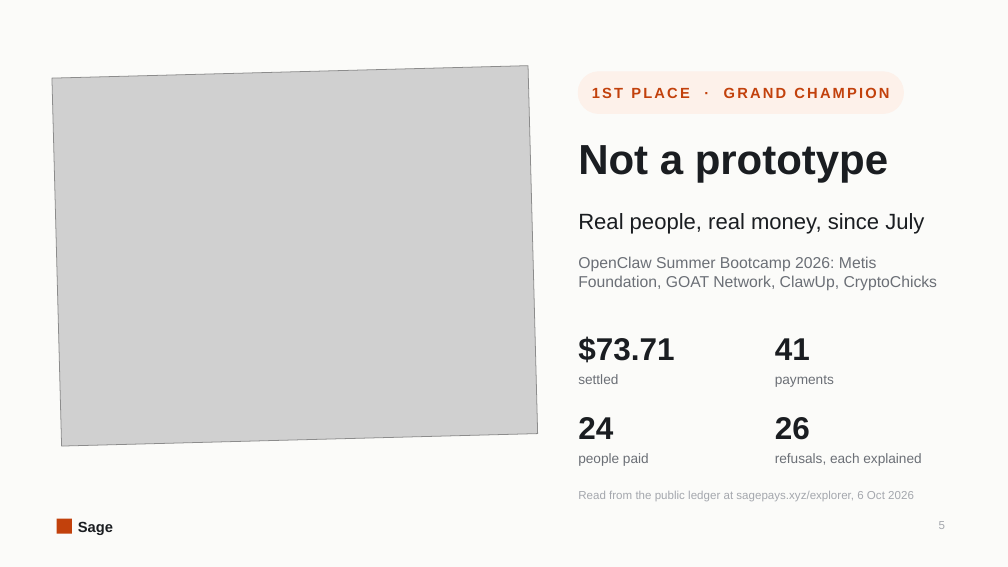
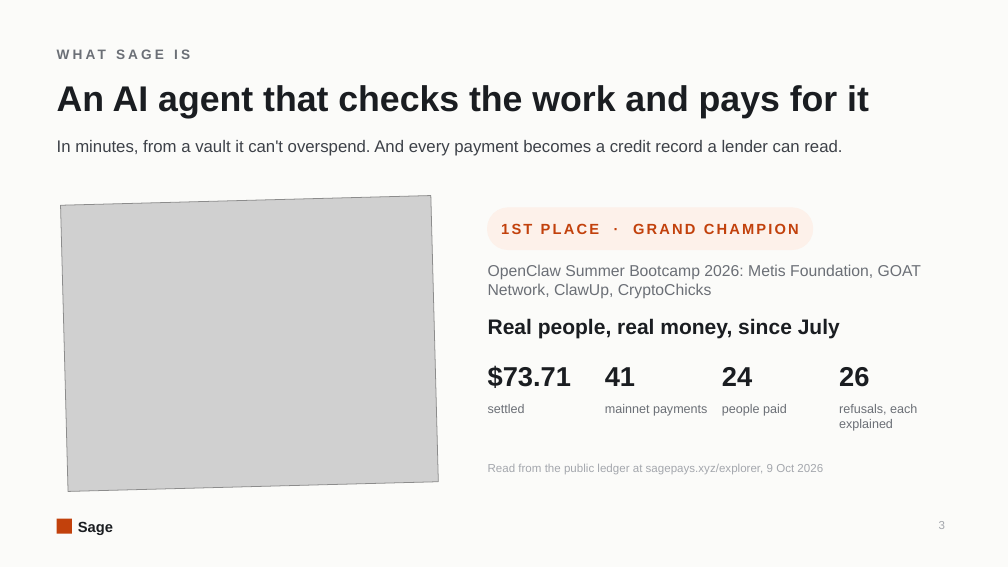
Before and after one commit to shariqazeem/sage, a slide deck: slide 3 of docs/fc/demo-day/Sage-DemoDay.pptx (slide 5 before the commit). Drawn at 1008x567 pixels with LibreOffice and Linux fonts; fonts in the diff are those of the drawing; grey boxes stand for pictures. Boxes give left, top, right and bottom in pixels: in the first picture for what was removed or moved away, otherwise in the second. Text is boxed around its words. In the diff, an @@ line names an element or a change of style, - is before the commit and + after.

```diff
--- a/docs/fc/demo-day/Sage-DemoDay.pptx
+++ b/docs/fc/demo-day/Sage-DemoDay.pptx
@@ text added at box(57, 45, 586, 72), 13 pt, text #6B6F76, bold @@
+WHAT SAGE IS
@@ text added at box(57, 85, 869, 118), 34 pt, text #1A1D21, bold @@
+An AI agent that checks the work and pays for it
@@ text added at box(57, 140, 842, 156), 16 pt, text #3D4148 @@
+In minutes, from a vault it can't overspend. And every payment becomes a credit record a lender can read.
@@ text removed at box(578, 145, 888, 182) @@
-Not a prototype
@@ picture: place and size @@
-picture at box(52, 66, 538, 446)
+picture at box(61, 196, 438, 492)
@@ text "1ST PLACE · GRAND CHAMPION": place and size @@
-text "1ST PLACE · GRAND CHAMPION" at box(592, 87, 889, 98)
+text "1ST PLACE · GRAND CHAMPION" at box(501, 223, 799, 234)
@@ rounded rectangle: place and size @@
-rounded rectangle at box(578, 72, 904, 113)
+rounded rectangle at box(488, 208, 813, 250)
@@ text "OpenClaw Summer Bootcamp 2026: Metis ..." rewrapped from box(578, 256, 938, 290) to box(488, 264, 921, 298) @@
@@ text "Real people, real money, since ...": place and size @@
-text "Real people, real money, since ..." at box(578, 213, 924, 234)
+text "Real people, real money, since ..." at box(488, 318, 840, 339)
@@ text "Real people, real money, since ..." at box(488, 318, 840, 339): size 21 to 20 pt, bold on @@
@@ text "$73.71": place and size @@
-text "$73.71" at box(578, 336, 674, 363)
+text "$73.71" at box(488, 365, 571, 388)
@@ size 30 to 26 pt in 4 elements at box(839, 367, 869, 387), box(488, 365, 571, 388), box(722, 367, 752, 386), box(605, 367, 635, 386) @@
@@ text "41": place and size @@
-text "41" at box(775, 338, 810, 360)
+text "41" at box(605, 367, 635, 386)
@@ text "24": place and size @@
-text "24" at box(578, 417, 613, 439)
+text "24" at box(722, 367, 752, 386)
@@ text "26": place and size @@
-text "26" at box(775, 417, 810, 440)
+text "26" at box(839, 367, 869, 387)
@@ size 13 to 12 pt in 3 elements at box(839, 404, 917, 431), box(722, 404, 787, 416), box(488, 404, 525, 413) @@
@@ text "settled": place and size @@
-text "settled" at box(578, 374, 618, 384)
+text "settled" at box(488, 404, 525, 413)
@@ text at box(605, 404, 708, 416): text changed; size 13 to 12 pt @@
-payments
+mainnet payments
@@ text "people paid": place and size @@
-text "people paid" at box(578, 453, 649, 466)
+text "people paid" at box(722, 404, 787, 416)
@@ text "refusals, each explained": place and size @@
-text "refusals, each explained" at box(775, 453, 921, 466)
+text "refusals, each explained" at box(839, 404, 917, 431)
@@ text at box(488, 464, 823, 474): text changed @@
-Read from the public ledger at sagepays.xyz/explorer, 6 Oct 2026
+Read from the public ledger at sagepays.xyz/explorer, 9 Oct 2026
```
Also in this commit, not shown: 4 other slides changed, 5 slides removed, 8 other files.
